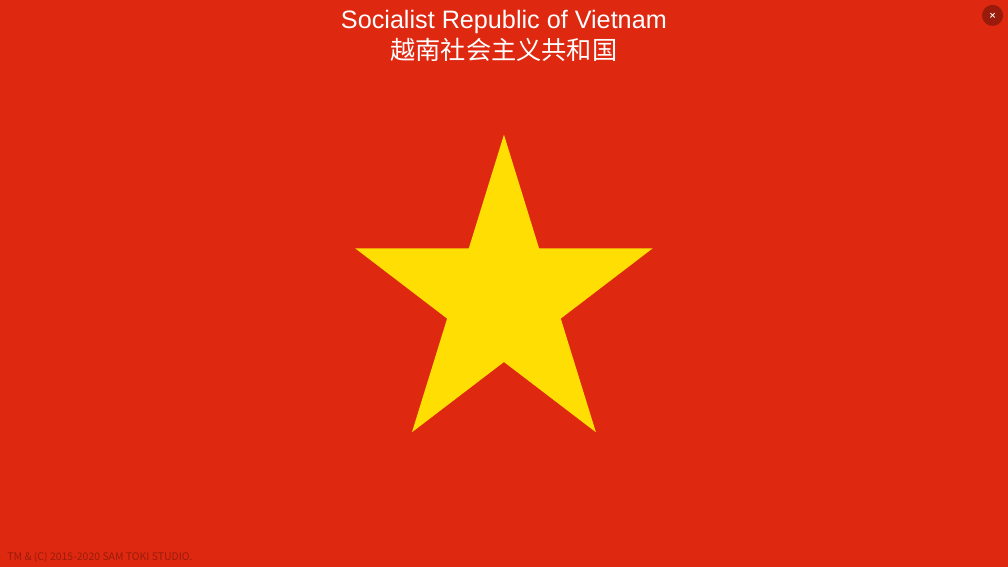
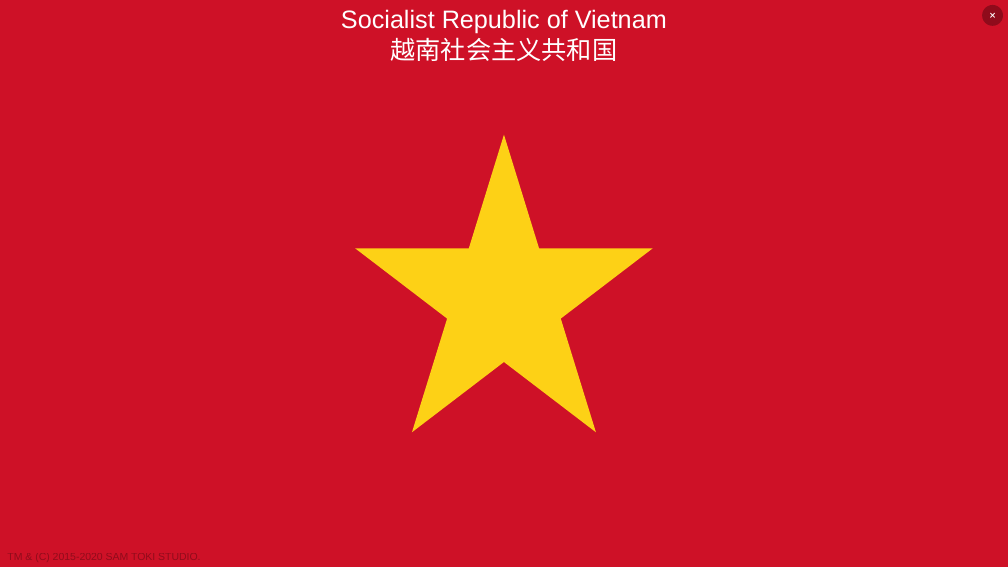
Before and after one commit to SamToki/PPT---Sam-Toki-Original-PowerPoint-Collection, a slide deck: slide 47 of RELEASE/PPT National Flags Animation.pptx (slide 41 before the commit). Drawn at 1008x567 pixels with LibreOffice and Linux fonts; fonts in the diff are those of the drawing. Boxes give left, top, right and bottom in pixels: in the first picture for what was removed or moved away, otherwise in the second. Text is boxed around its words. In the diff, an @@ line names an element or a change of style, - is before the commit and + after.

```diff
--- a/RELEASE/PPT National Flags Animation.pptx
+++ b/RELEASE/PPT National Flags Animation.pptx
@@ freeform shape at (0,0,1008,567): fill #DE2810 to #CE1127 @@
@@ text at (391,33,618,61): font Noto Sans CJK SC to Arial in "越南社会主义共和国" @@
@@ star at (355,135,653,433): fill #FFDE03 to #FDD116 @@
```
Also in this commit, not shown: 51 other slides changed, 9 slides added.
